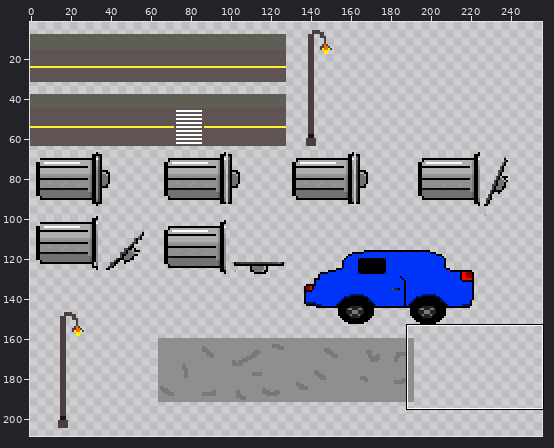
One commit to this sprite sheet: sprites/Cena urbana/tileset_urbano_novo.png. The picture above shows the old version from afar; the outline marks the close-up.
Close-up. Before the commit:
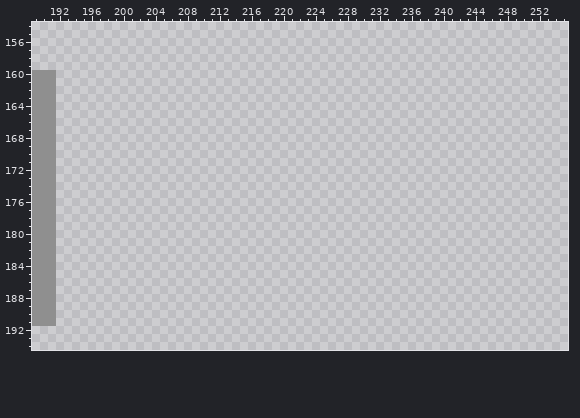
The file is 256x256 pixels. Pixels under 10% opacity are left out. Colours within 5 levels of each other are drawn and written as one. Shown: x 189..255, y 154..194. The wide view leaves out empty margins.
Now the later version:
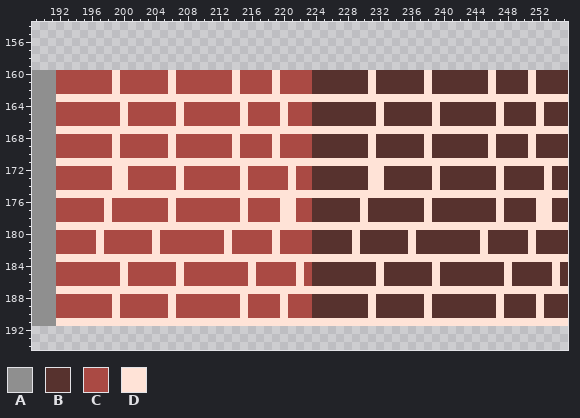
Palette (. is transparent): A #8f8f8f  B #57322e  C #aa4a44  D #ffe3d7
Change:
The edit adds colour B in rows 160 to 162 at x 224 to 230, 232 to 237, 239 to 245, 247 to 250 and 252 to 255; in rows 164 to 166 at x 224 to 231, 233 to 238, 240 to 246, 248 to 251 and 253 to 255; in rows 168 to 170 at x 224 to 230, 232 to 237, 239 to 245, 247 to 250 and 252 to 255; in rows 172 to 174 at x 224 to 230, 233 to 238, 240 to 246, 248 to 252 and 254 to 255; in rows 176 to 178 at x 224 to 229, 231 to 237, 239 to 246, 248 to 251 and 254 to 255; in rows 180 to 182 at x 224 to 228, 230 to 235, 237 to 244, 246 to 250 and 252 to 255.
The edit adds colour B in rows 184 to 186 at x 224 to 231, 233 to 238, 240 to 247, 249 to 253 and 255; in rows 188 to 190 at x 224 to 230, 232 to 237, 239 to 246, 248 to 251 and 253 to 255.
The edit adds colour C in rows 160 to 162 at x 192 to 198, 200 to 205, 207 to 213, 215 to 218 and 220 to 223; in rows 164 to 166 at x 192 to 199, 201 to 206, 208 to 214, 216 to 219 and 221 to 223; in rows 168 to 170 at x 192 to 198, 200 to 205, 207 to 213, 215 to 218 and 220 to 223; in rows 172 to 174 at x 192 to 198, 201 to 206, 208 to 214, 216 to 220 and 222 to 223; in rows 176 to 178 at x 192 to 197, 199 to 205, 207 to 214, 216 to 219 and 222 to 223; in rows 180 to 182 at x 192 to 196, 198 to 203, 205 to 212, 214 to 218 and 220 to 223.
The edit adds colour C in rows 184 to 186 at x 192 to 199, 201 to 206, 208 to 215, 217 to 221 and 223; in rows 188 to 190 at x 192 to 198, 200 to 205, 207 to 214, 216 to 219 and 221 to 223.
The edit adds colour D in rows 160 to 162 at x 199, 206, 214, 219, 231, 238, 246 and 251; in row 163 at x 192 to 255; in rows 164 to 166 at x 200, 207, 215, 220, 232, 239, 247 and 252; in row 167 at x 192 to 255; in rows 168 to 170 at x 199, 206, 214, 219, 231, 238, 246 and 251; in row 171 at x 192 to 255.
The edit adds colour D in rows 172 to 174 at x 199 to 200, 207, 215, 221, 231 to 232, 239, 247 and 253; in row 175 at x 192 to 255; in rows 176 to 178 at x 198, 206, 215, 220 to 221, 230, 238, 247 and 252 to 253; in row 179 at x 192 to 255; in rows 180 to 182 at x 197, 204, 213, 219, 229, 236, 245 and 251; in row 183 at x 192 to 255.
The edit adds colour D in rows 184 to 186 at x 200, 207, 216, 222, 232, 239, 248 and 254; in row 187 at x 192 to 255; in rows 188 to 190 at x 199, 206, 215, 220, 231, 238, 247 and 252; in row 191 at x 192 to 255.
